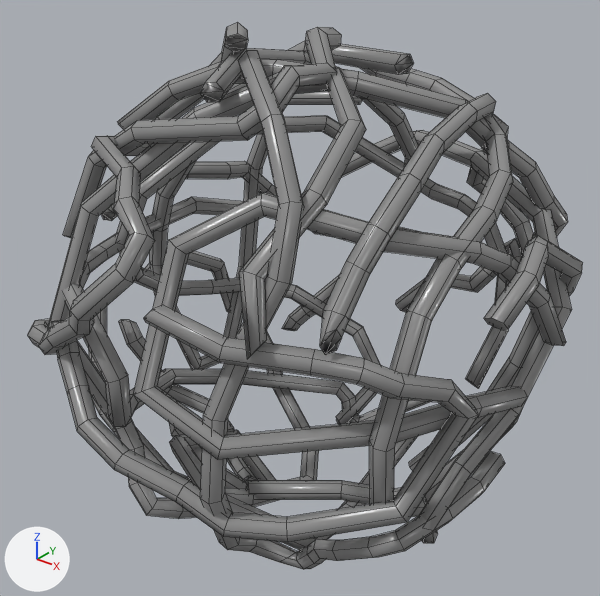
The FBX model Vacuum Cleaner Game/Assets/Art/Models/Mess_Hairball.fbx, before and after one commit.
Rendered twice from a 50 mm camera at (0.234, -0.292, 0.295) aimed at (0.0, 0.001, 0.113). Lighting does not change. The marker at lower left points along +X, +Y and +Z. Mesh edges are drawn as thin lines. Where no turn or scale is listed for an object, it has been applied to the vertices. Vertices at the same position are counted once.

The older version as bpy lines, for what is in view:
```python
me_béziercurve_003 = bpy.data.meshes.new('BézierCurve.003')
me_béziercurve_003.from_pydata(...)  # 1770 vertices, 1806 faces; spans x -0.134..0.126, y -0.126..0.129, z -0.01..0.247
me_béziercurve_003.materials.append(mat_mess_lv1)  # grey #919191
# before: 42 (0.011, -0.045, 0.245) at pixel (248, 39), 43 (0.009, -0.049, 0.247) at pixel (237, 33), 44 (0.005, -0.051, 0.246) at pixel (225, 37), 45 (0.002, -0.049, 0.242) at pixel (224, 46), 46 (0.004, -0.045, 0.24) at pixel (234, 51)
# before: 47 (0.008, -0.043, 0.241) at pixel (246, 48), 156 (-0.009, -0.049, 0.219) at pixel (207, 102), 157 (-0.005, -0.046, 0.219) at pixel (219, 101), 158 (-0.002, -0.046, 0.223) at pixel (224, 91), 159 (-0.004, -0.048, 0.227) at pixel (216, 82)
# before: 160 (-0.008, -0.052, 0.227) at pixel (204, 83), 161 (-0.01, -0.052, 0.223) at pixel (199, 93)
ob_mess_hairball = bpy.data.objects.new('Mess_Hairball', me_béziercurve_003)
ob_mess_hairball.location = (0.0, 0.0, 0.0)
```
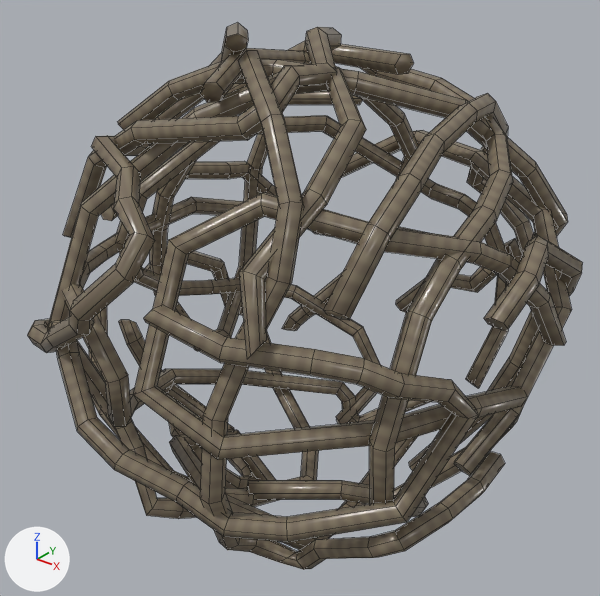
The change in detail:
Picture 'Mess_items_Mess_Items_AlbedoTransparency.png' (img_mess_items_mess_items_albedotransparency_png) is new.
Material 'Mess_Lv1.002' (mat_mess_lv1_002) is new.
Its texture is img_mess_items_mess_items_albedotransparency_png.
Its roughness is 0.277.
me_béziercurve_003 is used by ob_mess_hairball; location (0.0, 0.0, 0.0).
Verts and faces of me_béziercurve_003; kept vertices keep their numbers, new ones are numbered from 1770.
me_béziercurve_003 had 1770 vertices, 1806 faces and spanned x -0.134..0.126, y -0.126..0.129, z -0.01..0.247.
me_béziercurve_003 now has 1596 vertices, 1520 faces and spans x -0.134..0.126, y -0.126..0.129, z -0.01..0.247.
Part 1, on me_béziercurve_003:
180 vertices are removed from x -0.121..0.105, y -0.118..0.129, z -0.007..0.218.
430 faces are deleted.
6 vertices in x -0.09..-0.08, y 0.032..0.036, z 0.033..0.042 move by (0.0, -0.002, 0.014).
4 vertices in x -0.033..-0.029, y -0.016..-0.007, z -0.006..0.001 move by (0.0, 0.004, 0.0).
3 vertices in x -0.089..-0.083, y 0.005..0.007, z 0.035..0.04 move by (0.0, 0.004, 0.013).
5 vertices move from x -0.091..-0.031, y -0.012..0.013, z -0.007..0.043 to x -0.091..-0.031, y -0.009..0.016, z -0.007..0.056.
6 vertices are added at (-0.024, -0.023, 0.005), (-0.027, -0.024, 0.001), (-0.025, -0.028, -0.002), (-0.021, -0.031, -0.001), (-0.019, -0.029, 0.004), (-0.02, -0.026, 0.007).
152 new faces join them.
Part 2, on me_béziercurve_003:
Faces deleted: (45, 46, 47), (42, 45, 47), (42, 44, 45), (42, 43, 44), (156, 157, 161), (157, 158, 161).
Faces deleted: (158, 160, 161), (158, 159, 160).
me_béziercurve_003 part 3: 1368 faces spanning x -0.134..0.126, y -0.126..0.129, z -0.01..0.247 switch from mat_mess_lv1 (grey #919191) to mat_mess_lv1_002 (picture img_mess_items_mess_items_albedotransparency_png).

What differs and where, as boxes [x1, y1, x2, y2] in the pictures (600 x 596 px):
part 1 of me_béziercurve_003, cut back
    before: [38, 54, 568, 570]
    after: [40, 69, 568, 570]
part 2 of me_béziercurve_003, deleted
    before: [200, 35, 248, 102]
part 3 of me_béziercurve_003, recoloured (grey to brown)
    both: [27, 22, 583, 570]
